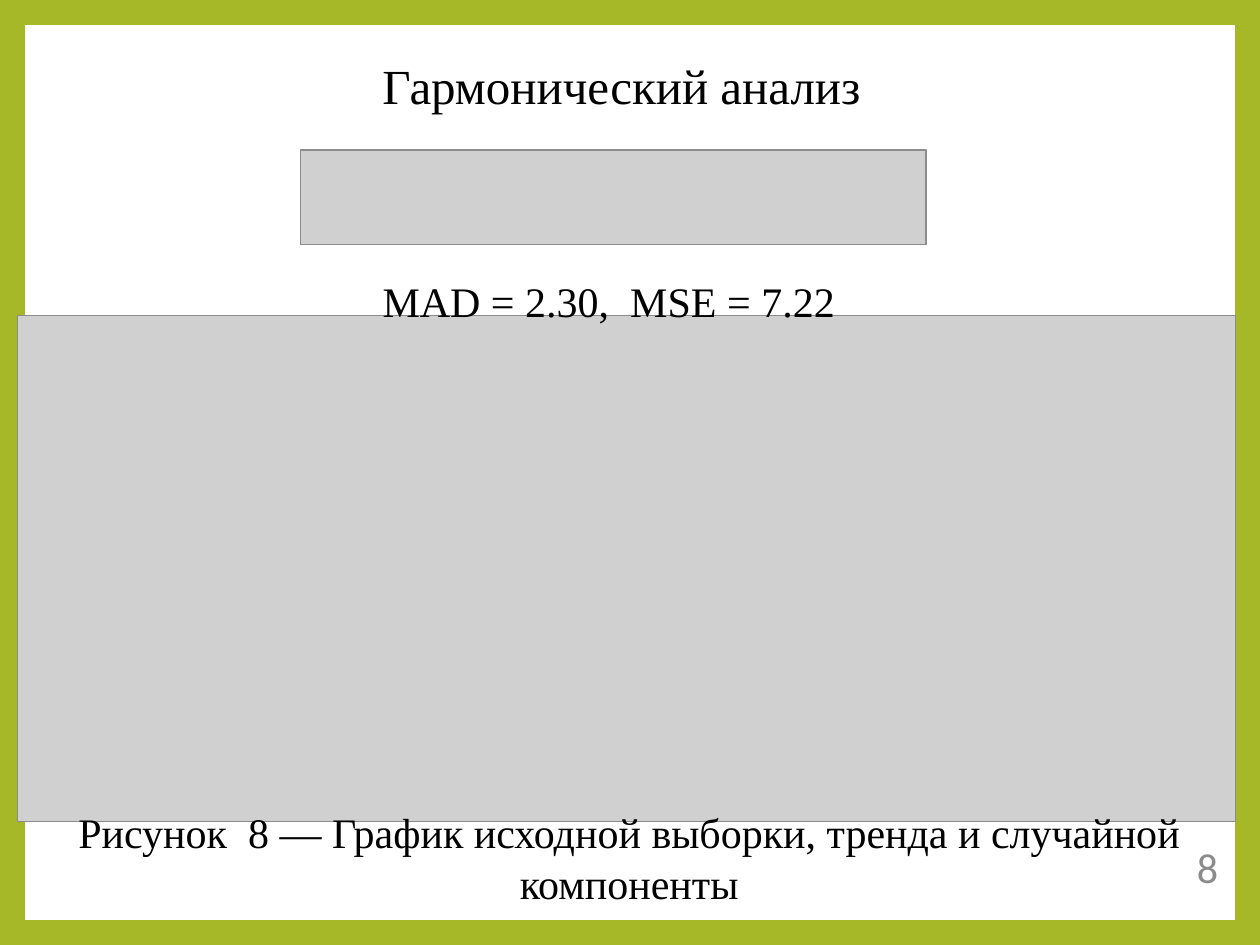
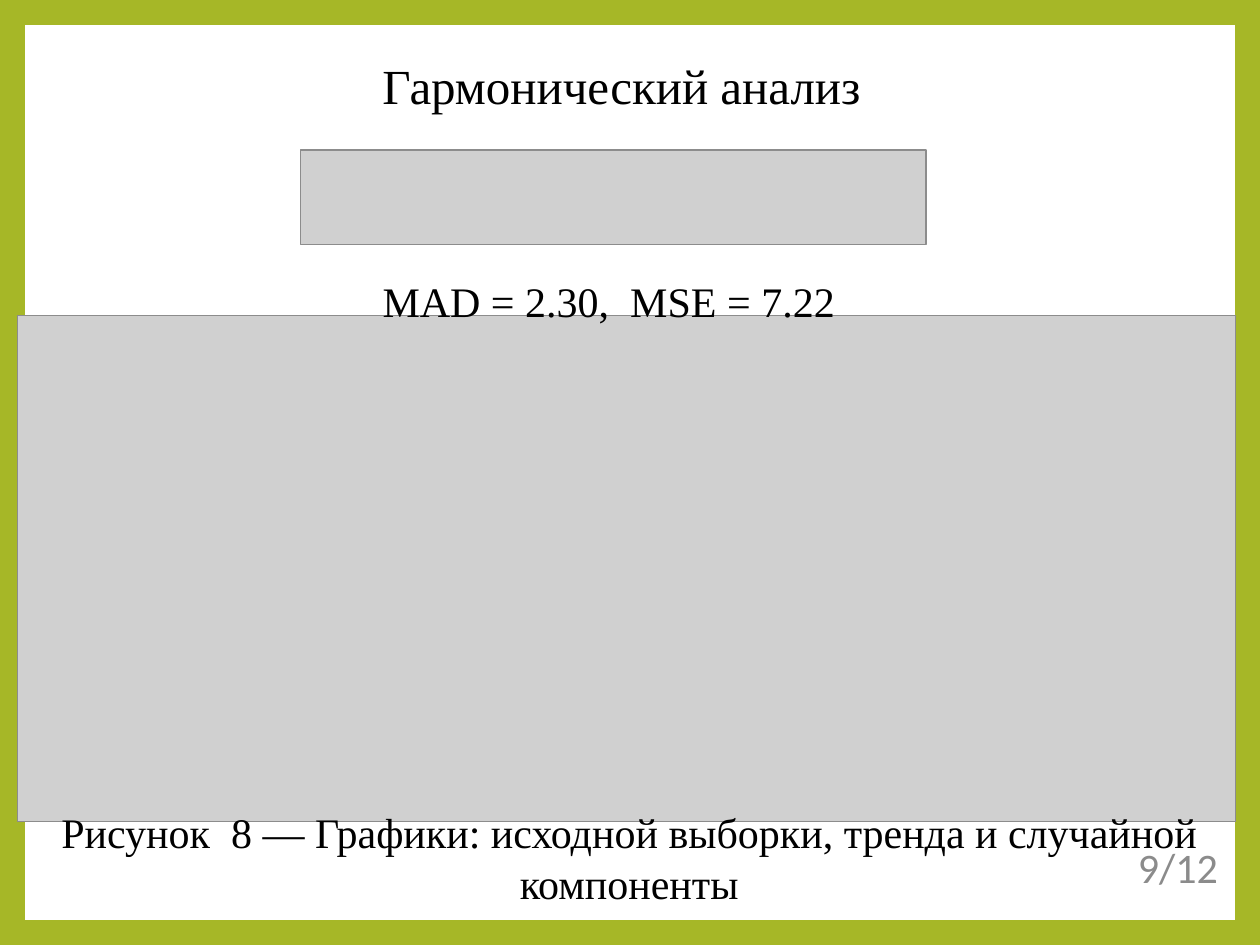
Before and after one commit to Ivan456/diplom, a slide deck: slide 9 of Ivan Vodich.ppt (slide 8 before the commit). Drawn at 1260x945 pixels with LibreOffice and Linux fonts; fonts in the diff are those of the drawing; grey boxes stand for pictures. Boxes give left, top, right and bottom in pixels: in the first picture for what was removed or moved away, otherwise in the second. Text is boxed around its words. In the diff, an @@ line names an element or a change of style, - is before the commit and + after.

```diff
--- a/Ivan Vodich.ppt
+++ b/Ivan Vodich.ppt
@@ text at [61,815,1197,900]: text changed @@
-Рисунок 8 ― График исходной выборки, тренда и случайной компоненты
+Рисунок 8 ― Графики: исходной выборки, тренда и случайной компоненты
@@ text at [1138,848,1218,885]: text changed @@
-8
+9/12
```
Also in this commit, not shown: 9 other slides changed, 1 slide added, 2 other files.
